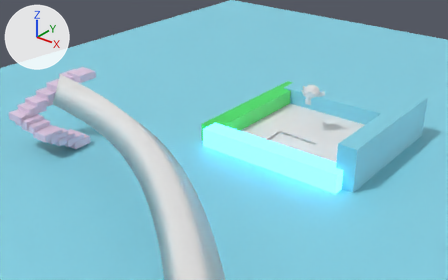
Before and after pictures for a commit that changed the Blender file asset-source/main.blend.
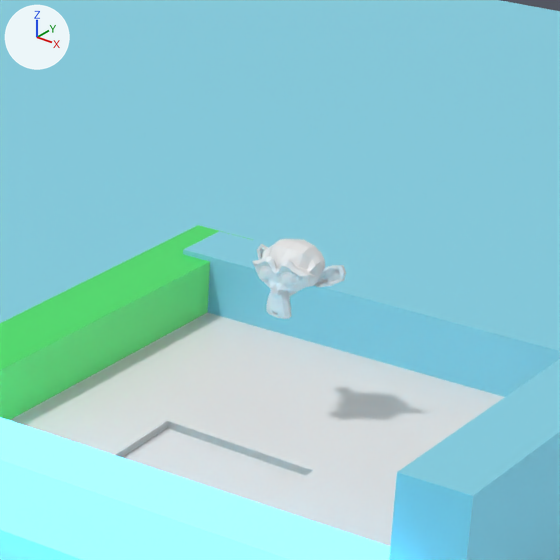
There are two pictures of each version: one from a 50 mm lens placed at (30.1, -52.5, 26.7), pointed at (-7.3, -5.8, -2.3), one close up on the part from 53% to 85% of the width and 9% to 59% of the height. The axes (+X, +Y, +Z) are drawn at upper left. The lights are the same throughout. The older version's two pictures come first.
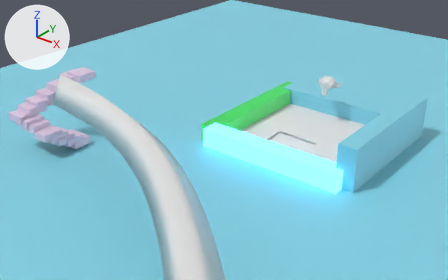
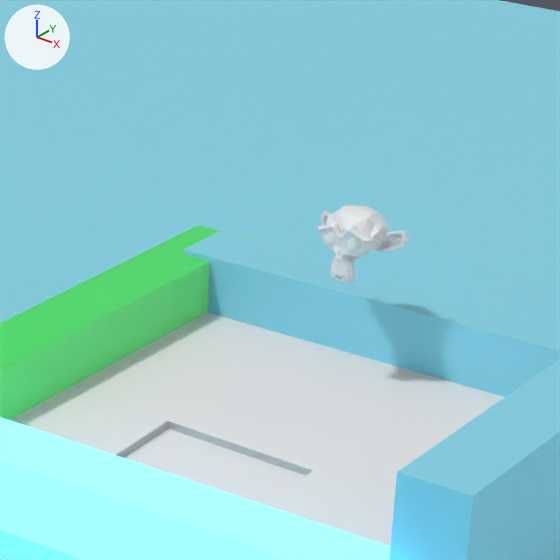
What differs and where, as boxes (x1, y1, x2, y2) in the close-ups (560 x 560 px):
'Suzanne', moved: before (252, 239, 346, 319); after (317, 205, 408, 282)

The edits, one by one:
Object 'Suzanne' (ob_suzanne) moves from (-0.79, 0.7, 2.55) to (-0.79, 4.01, 2.55).
